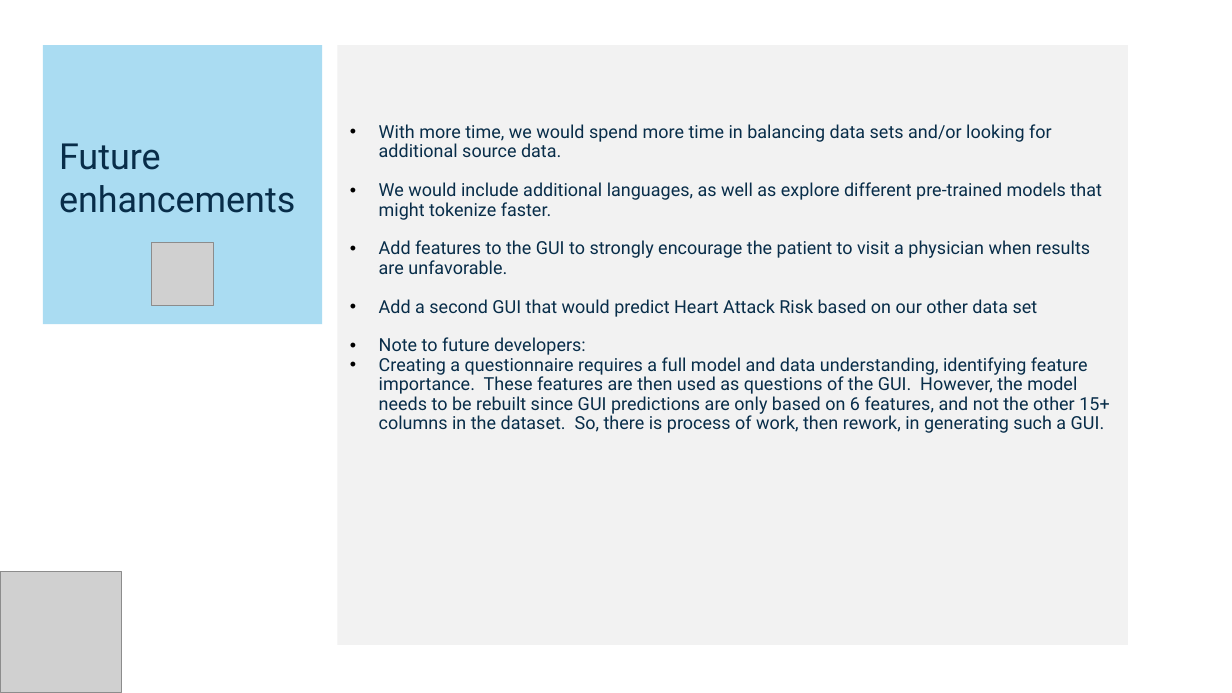
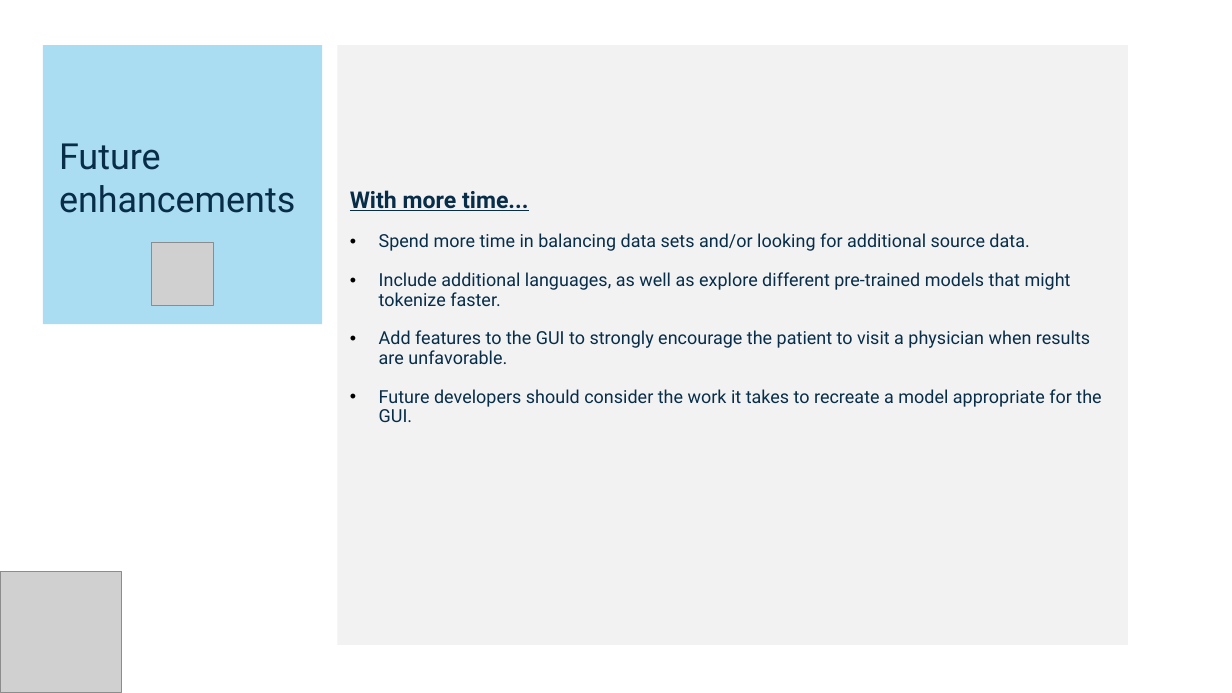
Before and after one commit to Pete1001/heart_attack_outcome, a slide deck: slide 12 of heart_attack_outcome.v1.3.pptx. Drawn at 1232x693 pixels with LibreOffice and Linux fonts; fonts in the diff are those of the drawing; grey boxes stand for pictures. Boxes give left, top, right and bottom in pixels: in the first picture for what was removed or moved away, otherwise in the second. Text is boxed around its words. In the diff, an @@ line names an element or a change of style, - is before the commit and + after.

Commit message:
Final presentation updated

```diff
--- a/heart_attack_outcome.v1.3.pptx
+++ b/heart_attack_outcome.v1.3.pptx
@@ text in rectangle at (350,190,1071,306): text changed @@
-• With more time, we would spend more time in balancing data sets and/or looking for additional source data.
-• We would include additional languages, as well as explore different pre-trained models that might tokenize faster.
+With more time...
+• Spend more time in balancing data sets and/or looking for additional source data.
+• Include additional languages, as well as explore different pre-trained models that might tokenize faster.
@@ text in rectangle at (379,389,1101,422): text changed @@
-• Add a second GUI that would predict Heart Attack Risk based on our other data set
-• Note to future developers:
-  • Creating a questionnaire requires a full model and data understanding, identifying feature importance. These features are then used as questions of the GUI. However, the model needs to be rebuilt since GUI predictions are only based on 6 features, and not the other 15+ columns in the dataset. So, there is process of work, then rework, in generating such a GUI.
+• Future developers should consider the work it takes to recreate a model appropriate for the GUI.
```
